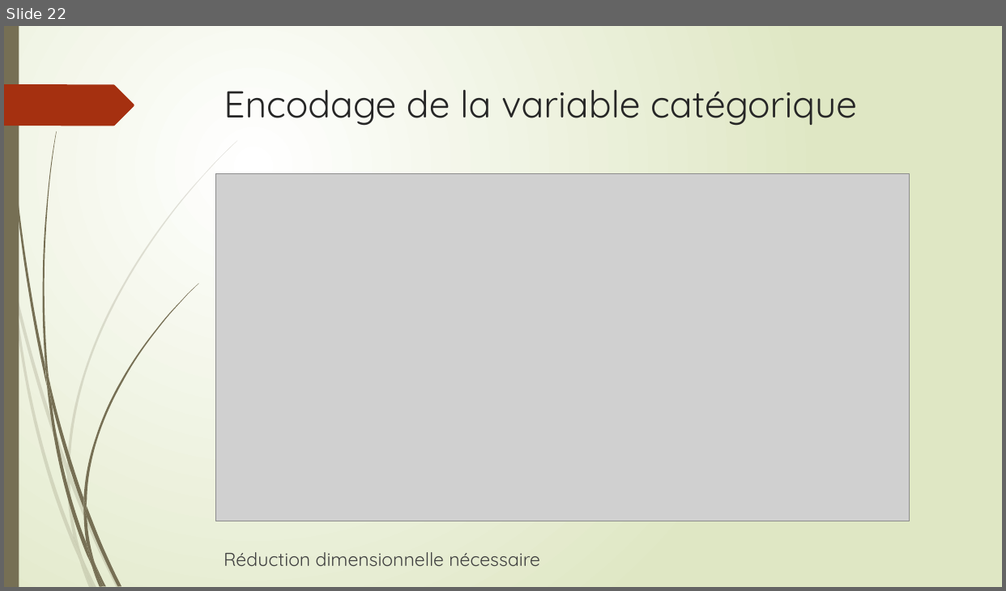
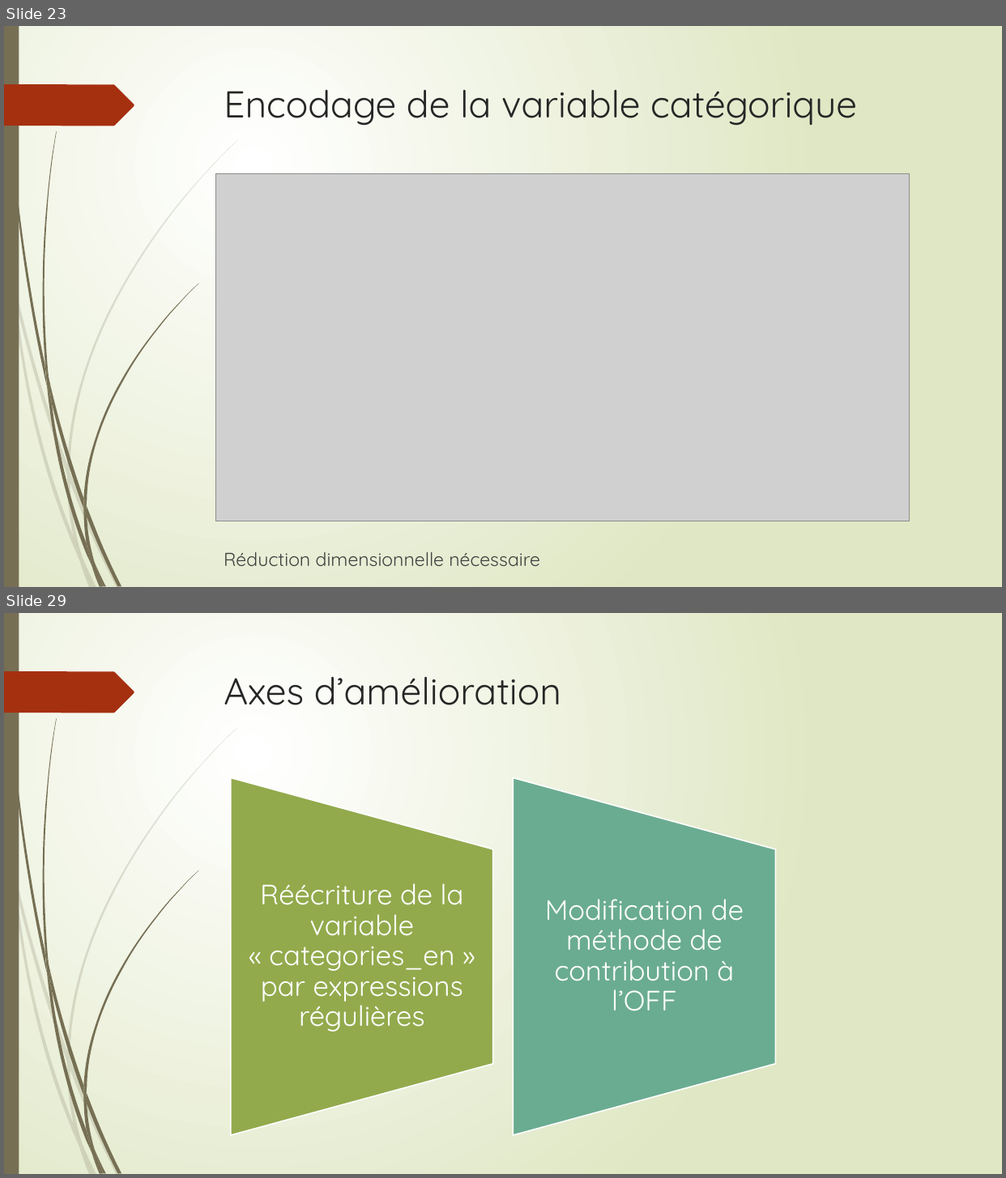
Before and after one commit to Anvil-Late/DS_prj3, a slide deck: Présentation Projet 3.pptx. Shown one above the other, each under a label of ours: slide 22 before the commit, slides 23 and 29 after it; the slides between them are not shown. The pictures are 1006x591 and 1006x1178 pixels, drawn with LibreOffice and Linux fonts; fonts in the diff are those of the drawing; grey boxes stand for pictures. Boxes give left, top, right and bottom in pixels: in the first picture for what was removed or moved away, otherwise in the second. Text is boxed around its words. In the diff, an @@ line names an element or a change of style, - is before the commit and + after.

```diff
--- a/Présentation Projet 3.pptx
+++ b/Présentation Projet 3.pptx
@@ slide 29 added at [4, 613, 1002, 1174], background gradient #FFFFFF to #DFE8C4; not listed: 24 template elements that a slide beside it also shows @@
@@ title added at [224, 677, 561, 705], 36 pt, text #262626 @@
+Axes d’amélioration
@@ group added at [231, 778, 776, 1136]: 2 flow chart manual operations, 2 texts @@
+Réécriture de la variable « categories_en » par expressions régulières
+Modification de méthode de contribution à l’OFF
@@ what was slide 22 is now slide 23 @@
```
Also in this commit, not shown: 2 slides changed, 5 other slides added, 1 slide removed.
